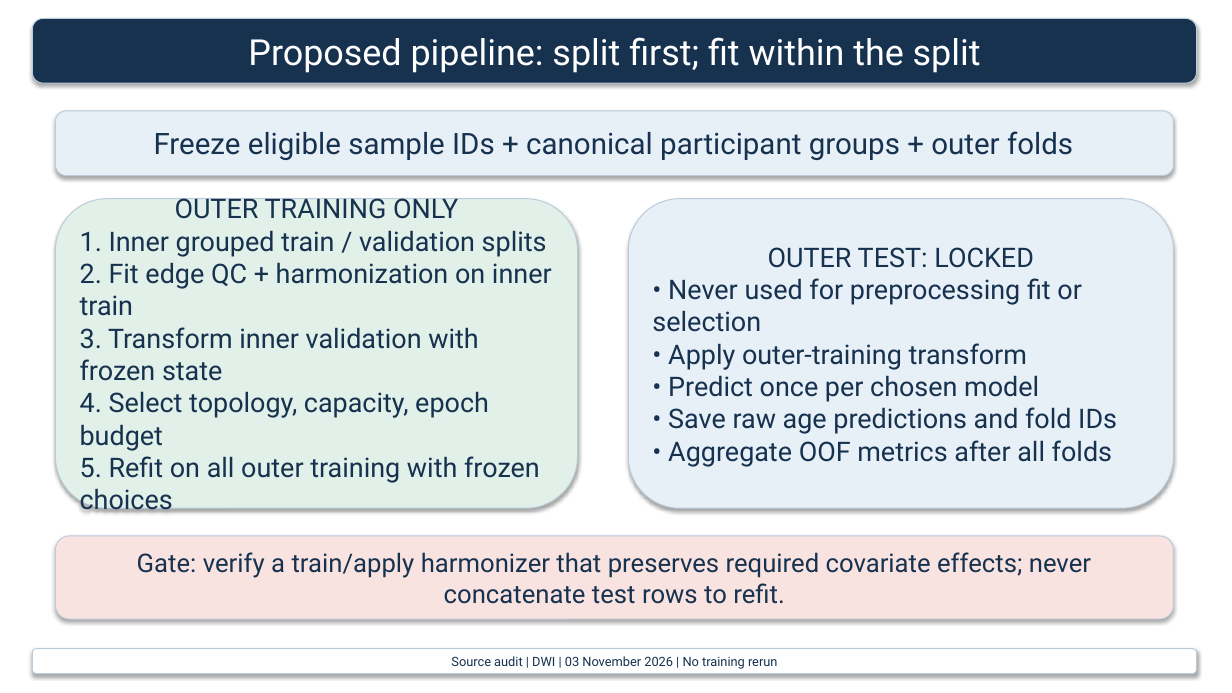
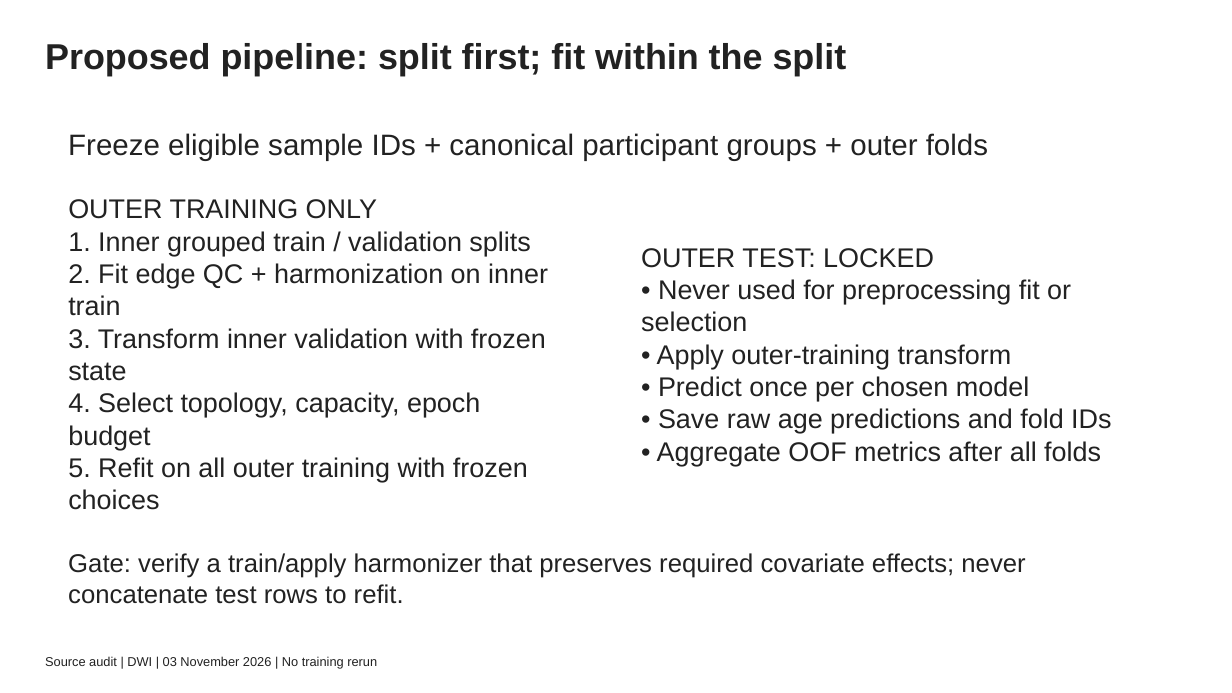
Before and after one commit to mintchoc0326/BAG-Prediction, a slide deck: slide 4 of reports/pipeline_audit/DWI_pipeline_audit_editable.pptx. Drawn at 1232x693 pixels with LibreOffice and Linux fonts; fonts in the diff are those of the drawing. Boxes give left, top, right and bottom in pixels: in the first picture for what was removed or moved away, otherwise in the second. Text is boxed around its words. In the diff, an @@ line names an element or a change of style, - is before the commit and + after.

Commit message:
Organize and publish editable audit and pipeline presentation exports

```diff
--- a/reports/pipeline_audit/DWI_pipeline_audit_editable.pptx
+++ b/reports/pipeline_audit/DWI_pipeline_audit_editable.pptx
@@ text "Proposed pipeline: split first; fit ...": place and size @@
-text "Proposed pipeline: split first; fit ..." at (32,18,1197,83)
+text "Proposed pipeline: split first; fit ..." at (45,43,847,76)
@@ text "Proposed pipeline: split first; fit ..." at (45,43,847,76): font Roboto to Arial, text colour #FFFFFF to #222222, bold on; alignment centre to left; fill #16324F to none; outline #BCCBDA 0.75 pt to none; shadow off @@
@@ text "Freeze eligible sample IDs + ..." at (68,133,988,160): font Roboto to Arial, text colour #16324F to #222222; alignment centre to left; fill #E7EFF7 to none; outline #BCCBDA 0.75 pt to none; shadow off @@
@@ text "OUTER TRAINING ONLY" at (68,199,548,510): font Roboto to Arial, text colour #16324F to #222222; alignment centre to left; fill #E1F0E8 to none; outline #BCCBDA 0.75 pt to none; shadow off @@
@@ text "OUTER TEST: LOCKED" at (641,248,1111,466): font Roboto to Arial, text colour #16324F to #222222; alignment centre to left; fill #E7EFF7 to none; outline #BCCBDA 0.75 pt to none; shadow off @@
@@ 5 texts: place and size @@
-5 texts at (32,111,1197,674)
+5 texts at (45,133,1111,669)
@@ text "Gate: verify a train/apply harmonizer ..." at (68,553,1025,604): font Roboto to Arial, text colour #16324F to #222222; alignment centre to left; fill #F9E3E1 to none; outline #BCCBDA 0.75 pt to none; shadow off @@
@@ text "Source audit | DWI | ..." at (45,656,377,669): font Roboto to Arial, text colour #16324F to #222222; alignment centre to left; outline #BCCBDA 0.75 pt to none; shadow off @@
```
Also in this commit, not shown: 6 other slides changed, 32 other files.
